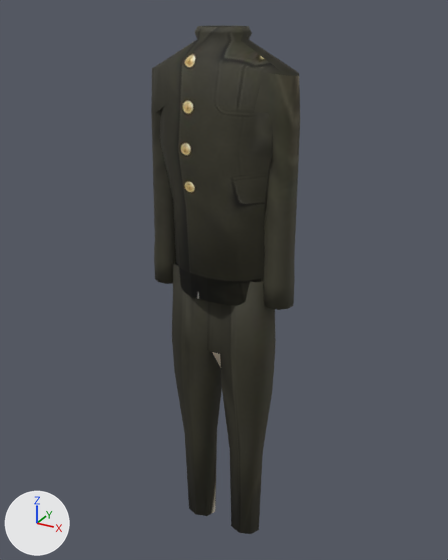
The glTF model modelos/prueba/ponal-3.glb as it was, and as the next commit left it.
Rendered twice from a 50 mm camera at (0.89, -1.612, 1.821) aimed at (-0.016, 0.034, 0.998). The axes (+X, +Y, +Z) are drawn at lower left. The lights are the same throughout. The picture after the commit comes second. Where no turn or scale is listed for an object, it has been applied to the vertices. Vertices at exactly the same position are counted once.

In view in the first picture: 'PONAL3_chaqueta', 'PONAL3_pantalon'.
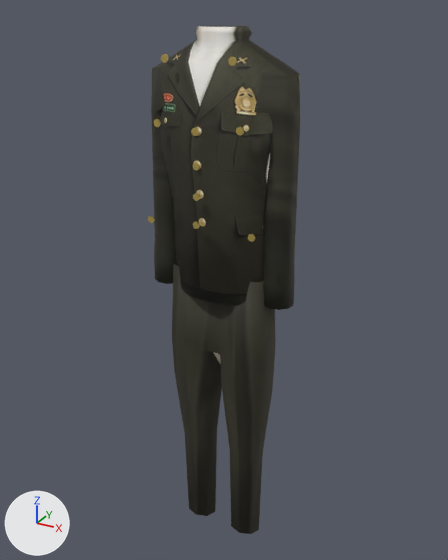
The change, as a list of edits to the scene's bpy script:
```text
Add mat_oroponal:
    mat_oroponal = principled_material('OroPONAL')
    mat_oroponal.base_color = (0.74, 0.56, 0.16)  # yellow #dfc56f
    mat_oroponal.metallic = 0.82
    mat_oroponal.roughness = 0.34
Change me_ponal3_chaqueta:
    where me_ponal3_chaqueta.from_pydata(...)  # 576 vertices, 1160 faces; spans x -0.25..0.25, y -0.136..0.121, z 0.98..1.774
    used by ob_ponal3_chaqueta; location = (0.0, 0.0, 0.0)
    me_ponal3_chaqueta part 1: texture (UV) coordinates of 1160 of 1160 faces, centred in x -0.247..0.247, y -0.128..0.118, z 0.98..1.774, changed; they spanned u 0.32..0.69, v 0.45..0.75 and now span u 0.34..0.68, v 0.45..0.83
Add me_cylinder_009:
    me_cylinder_009.from_pydata(...)  # a 20-sided cylinder along y spanning x -0.011..0.011, y -0.002..0.002, z -0.011..0.011
    me_cylinder_009.materials.append(mat_oroponal)  # yellow #dfc56f
Add ob_boton_09:
    ob_boton_09 = bpy.data.objects.new('boton_09', me_cylinder_009)
    ob_boton_09.location = (0.164, -0.132, 1.229)
Add ob_boton_07:
    ob_boton_07 = bpy.data.objects.new('boton_07', me_cylinder_009.copy())
    ob_boton_07.location = (-0.017, -0.132, 1.237)
Add ob_boton_06:
    ob_boton_06 = bpy.data.objects.new('boton_06', me_cylinder_009.copy())
    ob_boton_06.location = (-0.015, -0.132, 1.322)
Add ob_boton_05:
    ob_boton_05 = bpy.data.objects.new('boton_05', me_cylinder_009.copy())
    ob_boton_05.location = (-0.013, -0.132, 1.411)
Add ob_boton_04:
    ob_boton_04 = bpy.data.objects.new('boton_04', me_cylinder_009.copy())
    ob_boton_04.location = (-0.015, -0.132, 1.508)
Add ob_boton_03:
    ob_boton_03 = bpy.data.objects.new('boton_03', me_cylinder_009.copy())
    ob_boton_03.location = (0.124, -0.132, 1.521)
Add ob_boton_02:
    ob_boton_02 = bpy.data.objects.new('boton_02', me_cylinder_009.copy())
    ob_boton_02.location = (-0.141, -0.132, 1.521)
Add ob_boton_01:
    ob_boton_01 = bpy.data.objects.new('boton_01', me_cylinder_009.copy())
    ob_boton_01.location = (0.101, -0.132, 1.696)
Add ob_boton_00:
    ob_boton_00 = bpy.data.objects.new('boton_00', me_cylinder_009.copy())
    ob_boton_00.location = (-0.107, -0.132, 1.696)
```

What differs and where, as boxes [x1, y1, x2, y2] in the pictures (448 x 560 px):
'boton_01', added: after [228, 57, 237, 66]
'boton_03', added: after [236, 127, 244, 135]
'boton_00', added: after [161, 54, 169, 63]
'boton_04', added: after [191, 128, 199, 136]
'boton_02', added: after [154, 119, 161, 127]
'boton_05', added: after [193, 162, 200, 170]
'boton_09', added: after [248, 234, 255, 242]
'boton_06', added: after [193, 193, 200, 201]
'boton_07', added: after [193, 221, 200, 229]
part 1 of me_ponal3_chaqueta, surface changed: [152, 26, 300, 310] in both
